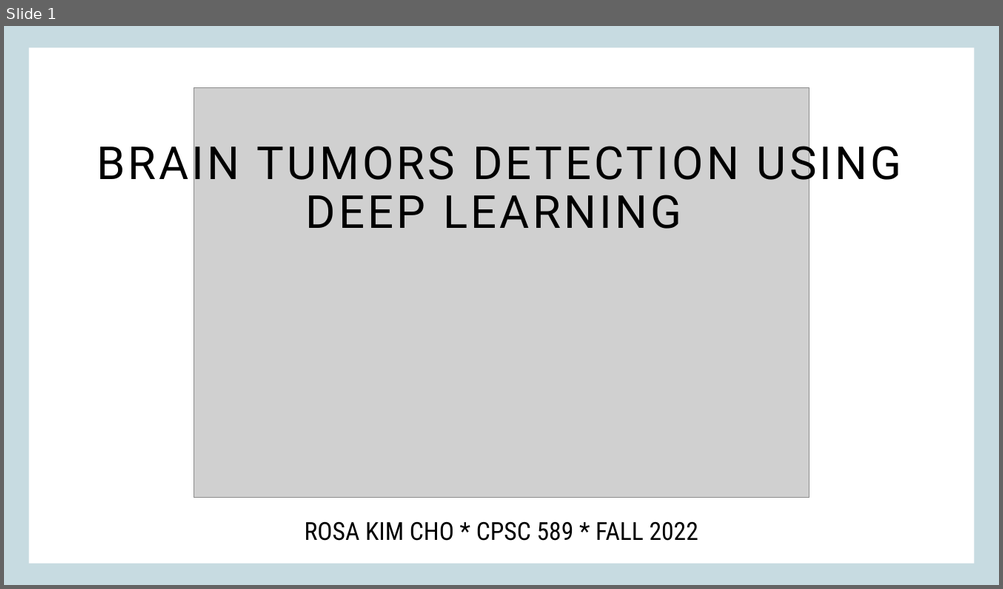
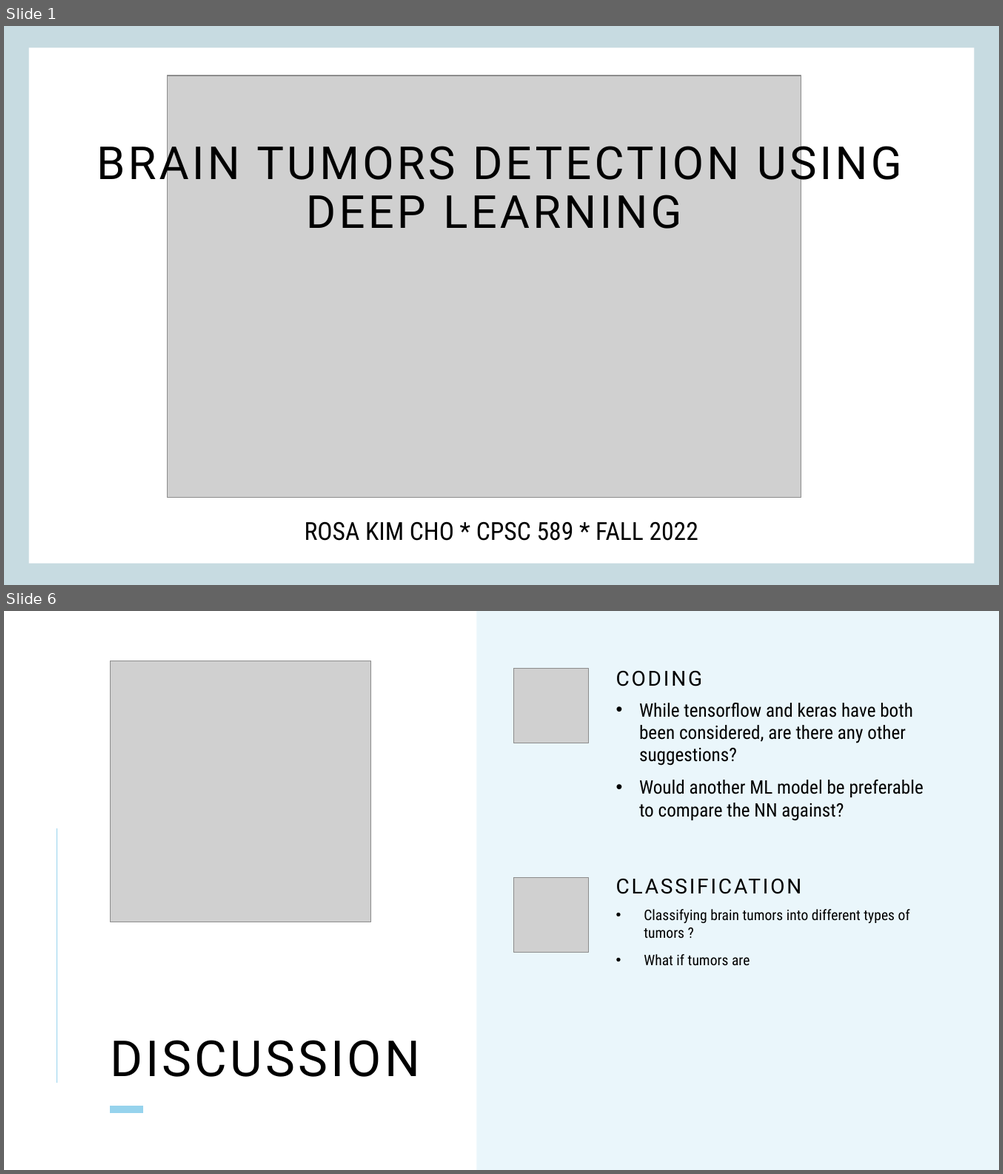
Before and after one commit to rkcho317/projcerebro, a slide deck: Presentation2.pptx. Shown one above the other, each under a label of ours: slide 1 before the commit, slides 1 and 6 after it; the slides between them are not shown. The pictures are 1003x589 and 1003x1174 pixels, drawn with LibreOffice and Linux fonts; fonts in the diff are those of the drawing; grey boxes stand for pictures. Boxes give left, top, right and bottom in pixels: in the first picture for what was removed or moved away, otherwise in the second. Text is boxed around its words. In the diff, an @@ line names an element or a change of style, - is before the commit and + after.

```diff
--- a/Presentation2.pptx
+++ b/Presentation2.pptx
@@ slide 6 added at (4,611,999,1170), background #FFFFFF @@
@@ rectangle added at (476,611,999,1170), fill #EAF6FB @@
@@ picture added at (110,661,371,922) @@
@@ picture added at (514,669,588,743) @@
@@ text added at (616,662,951,690), 20 pt, text #000000 @@
+CODING
@@ text added at (639,703,923,821), 18 pt, text #000000 @@
+• While tensorflow and keras have both been considered, are there any other suggestions?
+• Would another ML model be preferable to compare the NN against?
@@ line added from (57, 829) to (57, 1083), #96D3ED 1 pt @@
@@ text added at (616,870,951,898), 20 pt, text #000000 @@
+CLASSIFICATION
@@ picture added at (514,878,588,953) @@
@@ text added at (643,909,910,966), 14 pt, text #000000 @@
+• Classifying brain tumors into different types of tumors ?
+• What if tumors are
@@ title added at (110,1040,420,1077), 48 pt, text #000000 @@
+DISCUSSION
@@ line added from (110, 1110) to (144, 1110), #96D3ED 7 pt @@
@@ slide 1 changed as well @@
@@ picture: place and size @@
-picture at (193,88,809,498)
+picture at (168,76,801,497)
```
Also in this commit, not shown: 1 other slide changed, 4 other slides added, 11 slides removed, 8 other files.
